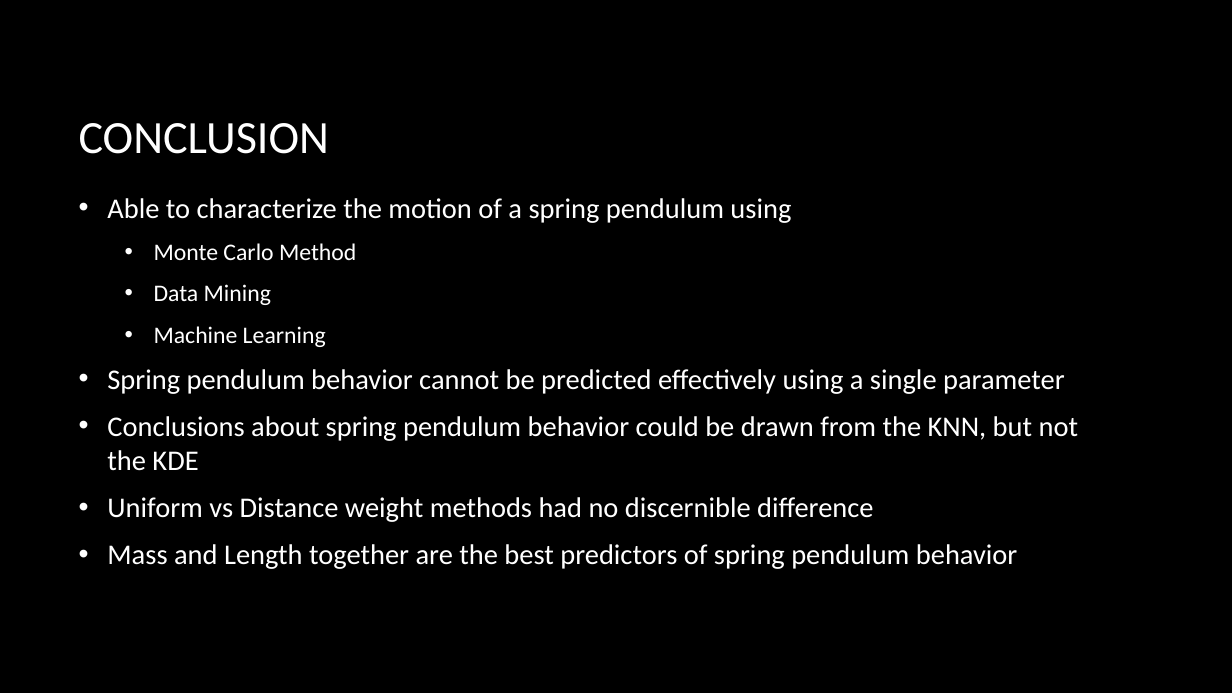
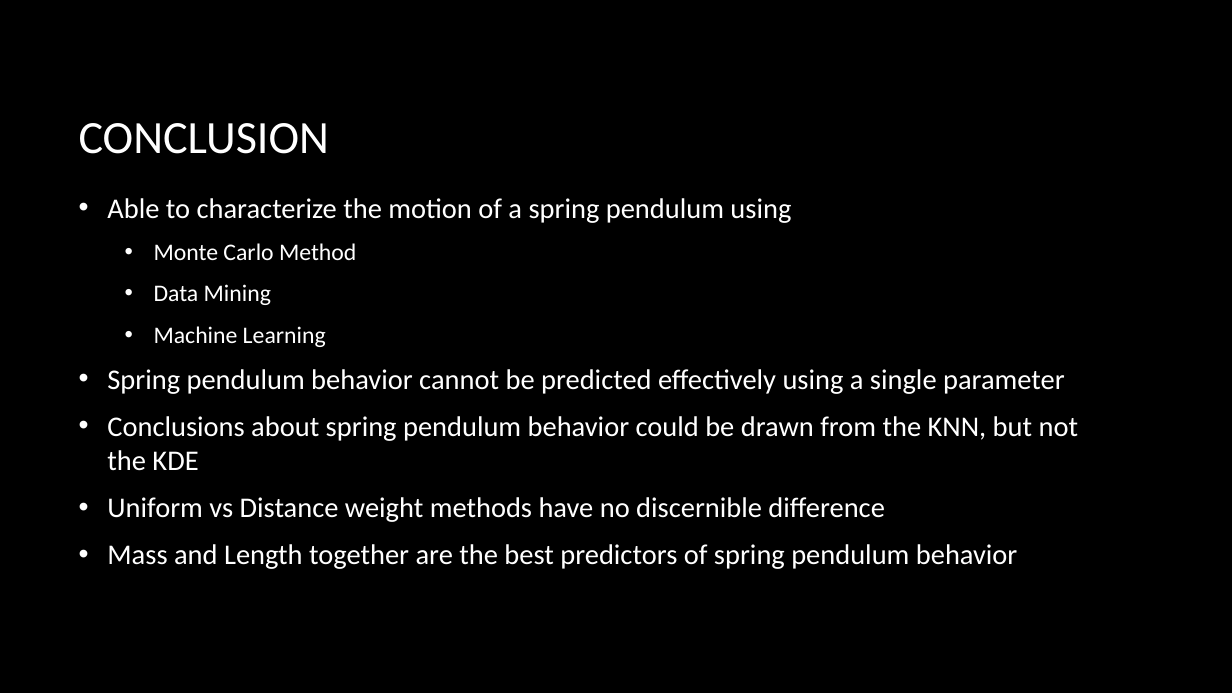
Before and after one commit to Smiley248/nasaspring, a slide deck: slide 18 of Presentations/NASA/NASA presentation.pptx. Drawn at 1232x693 pixels with LibreOffice and Linux fonts; fonts in the diff are those of the drawing; background and template pictures are left out. Boxes give left, top, right and bottom in pixels: in the first picture for what was removed or moved away, otherwise in the second. Text is boxed around its words. In the diff, an @@ line names an element or a change of style, - is before the commit and + after.

```diff
--- a/Presentations/NASA/NASA presentation.pptx
+++ b/Presentations/NASA/NASA presentation.pptx
@@ text at [107,497,884,522]: text changed @@
-• Uniform vs Distance weight methods had no discernible difference
+• Uniform vs Distance weight methods have no discernible difference
```
Also in this commit, not shown: 2 other slides changed.
